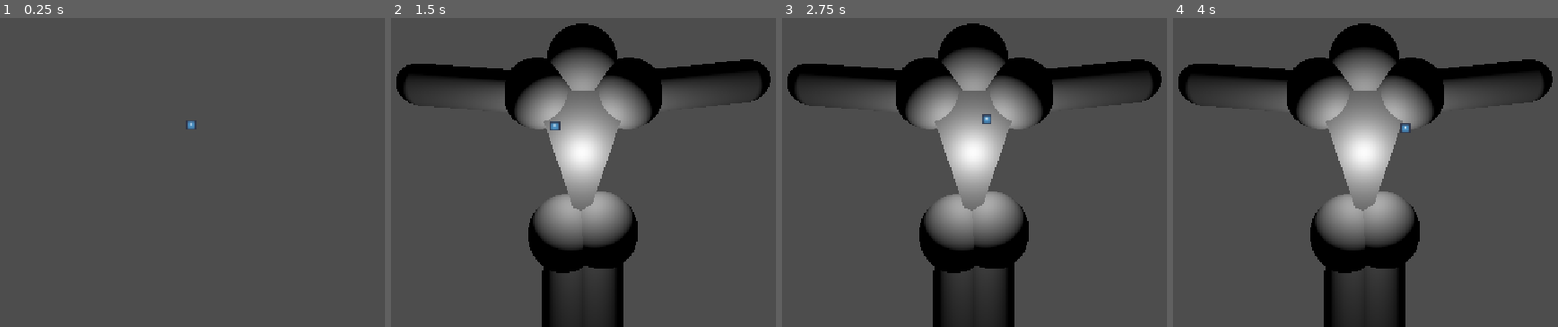
Above: before the commit, frames 1-4 (left to right).
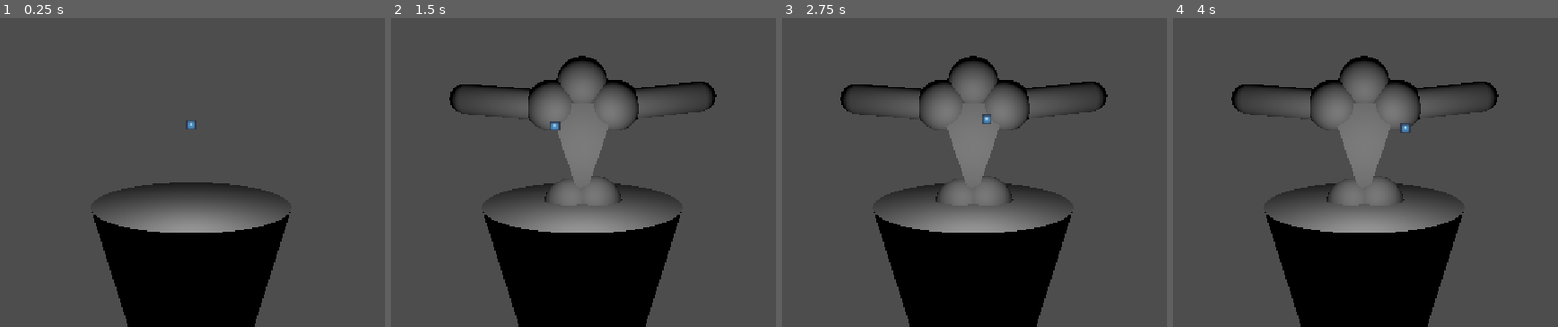
Above: after the commit, the same moments.

Repository: Game-Development-Club-at-UMD/Ludum-Dare-58
Game: Godot game, scene res://PartsCollection/Scenes/parts-collection.tscn
The game is run twice, just before and just after one commit, with the same random seed, the same clock (stepped at 60 frames per second) and the same inputs. This scene is started directly instead of the project's main scene. The engine's default icon, where the game draws it, is replaced by a stand-in: a white triangle on a blue panel in a dark square.
Inputs (mouse positions are in pixels of both pictures, inside the frame that each line leads up to):
- Up to frame 1 (0.25 s): no input
- Up to frame 2 (1.5 s): tap Enter (ui_accept) at 0.5, 0.77, 1.25 s; move the mouse to (622, 123) at 0.52 s; click (622, 123) at 0.6 s; move the mouse to (545, 126) at 1.27 s; tap Space (Dodge) at 1.35 s
- Up to frame 3 (2.75 s): tap Enter (ui_accept) at 1.52, 2 s; click (936, 126) at 1.55 s; move the mouse to (989, 116) at 2.02 s; click (989, 116) at 2.1 s
- Up to frame 4 (4 s): tap Enter (ui_accept) at 2.75, 3.02, 3.5, 3.77 s; move the mouse to (1353, 132) at 2.77 s; click (1353, 132) at 2.85 s; move the mouse to (1419, 129) at 3.52 s; tap Space (Dodge) at 3.6 s; click (1419, 129) at 3.8 s

The runs differ from the first frame. In frame 1, 16% of the frame differs, in the area x 23-76%, y 53-100%; in frame 2, 29%; in frame 3, 29%; in frame 4, 29%, in the area x 1-99%, y 1-100%.

Commit message:
Cauldron for creature eating

Diff:
--- a/ludum-dare-58/Main Menu/main_menu.tscn
+++ b/ludum-dare-58/Main Menu/main_menu.tscn
@@ -24,7 +24,7 @@
 
 [node name="Title" type="Label" parent="MarginContainer/VBoxContainer"]
 layout_mode = 2
-text = "The Creature Collector"
+text = "CritBash"
 label_settings = SubResource("LabelSettings_pqn6e")
 horizontal_alignment = 1
 vertical_alignment = 1
--- a/ludum-dare-58/Parent Creature/Scripts/limb_holder.gd
+++ b/ludum-dare-58/Parent Creature/Scripts/limb_holder.gd
@@ -13,7 +13,7 @@
 		return null
 
 	add_child(instanced_part)
-	instanced_part.global_position = global_position
+	instanced_part.global_transform = global_transform
 	if body_part != null:
 		body_part.queue_free()
 	body_part = instanced_part
--- a/ludum-dare-58/Parent Creature/Scripts/torso_holder.gd
+++ b/ludum-dare-58/Parent Creature/Scripts/torso_holder.gd
@@ -12,7 +12,8 @@
 		return null
 
 	add_child(instanced_part)
-	instanced_part.global_position = global_position
+	instanced_part.global_transform = global_transform
+
 	if body_part != null:
 		body_part.queue_free()
 	body_part = instanced_part
--- a/ludum-dare-58/PartsCollection/Scenes/parts-collection.tscn
+++ b/ludum-dare-58/PartsCollection/Scenes/parts-collection.tscn
@@ -1,14 +1,36 @@
-[gd_scene load_steps=3 format=3 uid="uid://dsxrd7mpj0l0f"]
+[gd_scene load_steps=5 format=3 uid="uid://dsxrd7mpj0l0f"]
 
 [ext_resource type="Script" uid="uid://dtjw17ehcurav" path="res://PartsCollection/Scripts/parts_collection.gd" id="1_40ec4"]
 [ext_resource type="PackedScene" uid="uid://dqxqly67jsiix" path="res://PlayerController/player_controller.tscn" id="2_aicv4"]
 
+[sub_resource type="CylinderMesh" id="CylinderMesh_aicv4"]
+top_radius = 1.82
+bottom_radius = 1.205
+
+[sub_resource type="CylinderShape3D" id="CylinderShape3D_aicv4"]
+radius = 1.972168
+
 [node name="PartsCollection" type="Node3D" node_paths=PackedStringArray("player_controller")]
+transform = Transform3D(0.99999994, 0, 0, 0, 0.99999994, 0, 0, 0, 1, 0, 0, 0)
 script = ExtResource("1_40ec4")
 player_controller = NodePath("PlayerController")
 
+[node name="EnemyHolder" type="Node3D" parent="."]
+transform = Transform3D(1, 0, 0, 0, 0.99999994, 0, 0, 0, 1, 0, 0, 0)
+
 [node name="OmniLight3D" type="OmniLight3D" parent="."]
-transform = Transform3D(1, 0, 0, 0, 1, 0, 0, 0, 1, 0, 0.108047515, 0.5922562)
+transform = Transform3D(1, 0, 0, 0, 1, 0, 0, 0, 1, 0, 0.108047515, 1.8330034)
 
 [node name="PlayerController" parent="." instance=ExtResource("2_aicv4")]
-transform = Transform3D(1, 0, 0, 0, 0.9990686, -0.043148547, 0, 0.043148547, 0.9990686, 0, 0.3219672, 3.7010198)
+transform = Transform3D(1, 0, 0, 0, 0.9990687, -0.04314855, 0, 0.04314855, 0.9990687, 0, 0.3219672, 5.160401)
+
+[node name="Cauldron" type="MeshInstance3D" parent="."]
+transform = Transform3D(1, 0, 0, 0, 1, 0, 0, 0, 1, 0, -1.8878627, 0)
+mesh = SubResource("CylinderMesh_aicv4")
+
+[node name="Area3D" type="Area3D" parent="Cauldron" groups=["interact"]]
+transform = Transform3D(0.99999994, 0, 0, 0, 0.99999994, 0, 0, 0, 1, 0, 0, 0)
+
+[node name="CollisionShape3D" type="CollisionShape3D" parent="Cauldron/Area3D"]
+transform = Transform3D(0.9999949, 0, 0, 0, 0.9999949, 0, 0, 0, 1, 0, 0, 0)
+shape = SubResource("CylinderShape3D_aicv4")
--- a/ludum-dare-58/PartsCollection/Scripts/parts_collection.gd
+++ b/ludum-dare-58/PartsCollection/Scripts/parts_collection.gd
@@ -2,6 +2,7 @@
 const PARENT_CREATURE = preload("uid://dr6x0l7rc5yuk")
 
 var enemy : ParentCreature
+@onready var enemy_holder: Node3D = $EnemyHolder
 
 @export var player_controller : PlayerController
 
@@ -20,17 +21,23 @@
 		instanced_enemy.queue_free()
 		return null
 
-	add_child(instanced_enemy)
+	#TODO: fix enemy spawning in at the correct position/rotation
+	enemy_holder.add_child(instanced_enemy)
+	instanced_enemy.global_transform = enemy_holder.global_transform
 
-	instanced_enemy.global_position = global_position
+
 	if enemy != null:
 		enemy.queue_free()
 	enemy = instanced_enemy
+	enemy.global_transform = enemy_holder.global_transform
 
 @warning_ignore("unused_parameter")
-func _on_player_clicked_node(limb_holder_clicked : Node, limb : PackedScene):
-	if limb == null:
+func _on_player_clicked_node(node_clicked : Node):
+	if node_clicked.name == "Cauldron":
+		print("cauldron clicked")
+	if node_clicked is not BaseBodyPart:
 		return
+
 	#TODO: initiate part constructor here
 
 
--- a/ludum-dare-58/PlayerController/player_controller.gd
+++ b/ludum-dare-58/PlayerController/player_controller.gd
@@ -7,7 +7,7 @@
 
 ## Emits when the player clicks on a node in group "interact", connected to a function by
 ## whatever root scene is currently active
-signal player_action(limb_holder_clicked : Node, limb : PackedScene)
+signal player_action(limb_holder_clicked : Node)
 
 func _ready() -> void:
 	#face_ray_cast.enabled = true
@@ -26,15 +26,8 @@
 	if Input.is_action_just_pressed("interact"):
 		if face_ray_cast.is_colliding() && face_ray_cast.get_collider().is_in_group("interact"):
 			var node_clicked = face_ray_cast.get_collider().get_parent()
+			player_action.emit(node_clicked)
 			print(node_clicked, " was clicked")
-			if node_clicked is BaseBodyPart:
-				print('body part clicked, packing as scene and emitting')
-				var packed_part_scene : PackedScene = PackedScene.new()
-				packed_part_scene.pack(node_clicked)
-				player_action.emit(node_clicked.get_parent(), packed_part_scene)
-			else:
-				print('node clicked was not a body part, emitting node clicked')
-				player_action.emit(node_clicked)
 
 
 
